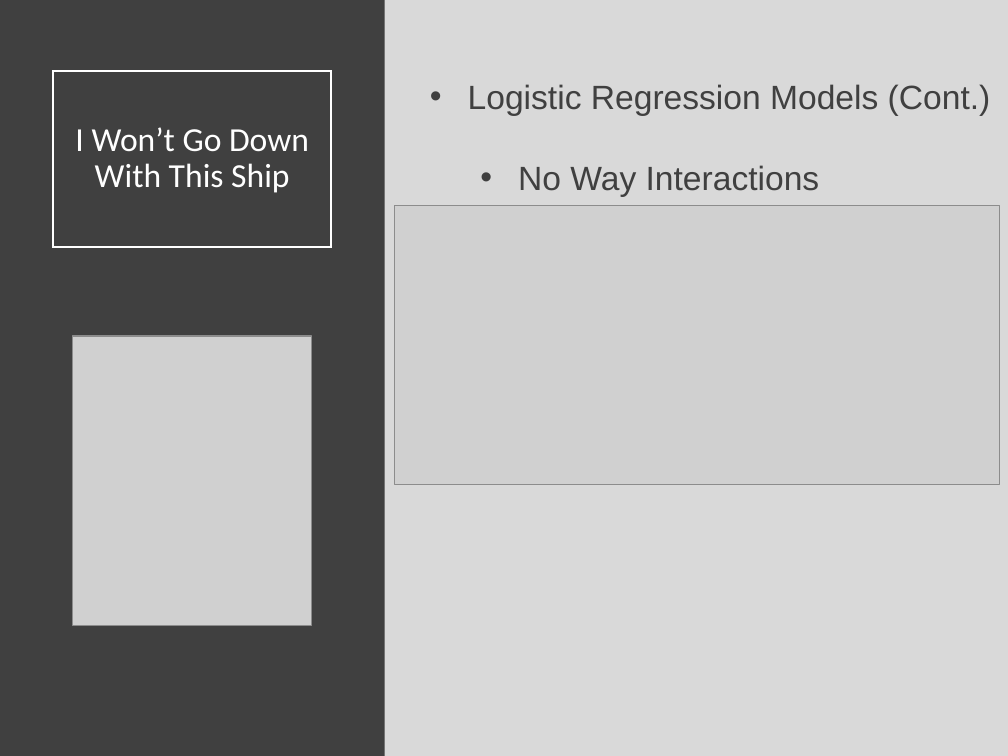
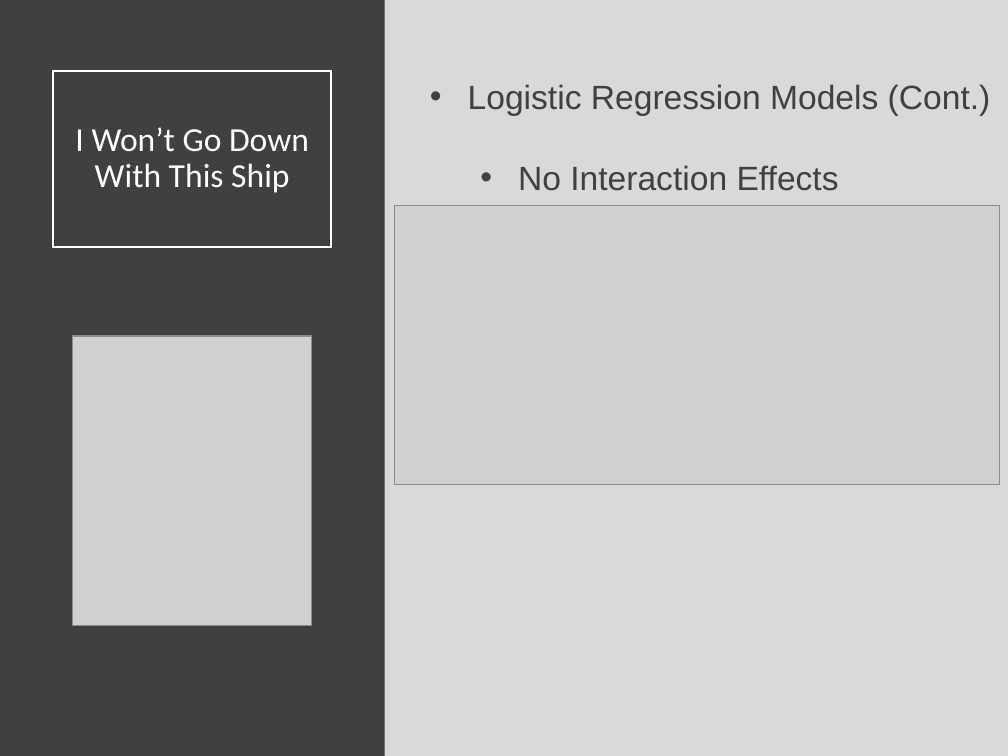
Before and after one commit to SuperMarioGiacomazzo/STOR320_WEBSITE, a slide deck: slide 21 of Lecture/Modeling 6/Modeling_6_Lecture.pptx. Drawn at 1008x756 pixels with LibreOffice and Linux fonts; fonts in the diff are those of the drawing; grey boxes stand for pictures. Boxes give left, top, right and bottom in pixels: in the first picture for what was removed or moved away, otherwise in the second. Text is boxed around its words. In the diff, an @@ line names an element or a change of style, - is before the commit and + after.

```diff
--- a/Lecture/Modeling 6/Modeling_6_Lecture.pptx
+++ b/Lecture/Modeling 6/Modeling_6_Lecture.pptx
@@ text at (518, 165, 839, 191): text changed @@
-  • No Way Interactions
+  • No Interaction Effects
```
Also in this commit, not shown: 2 other slides changed, 3 other files.
